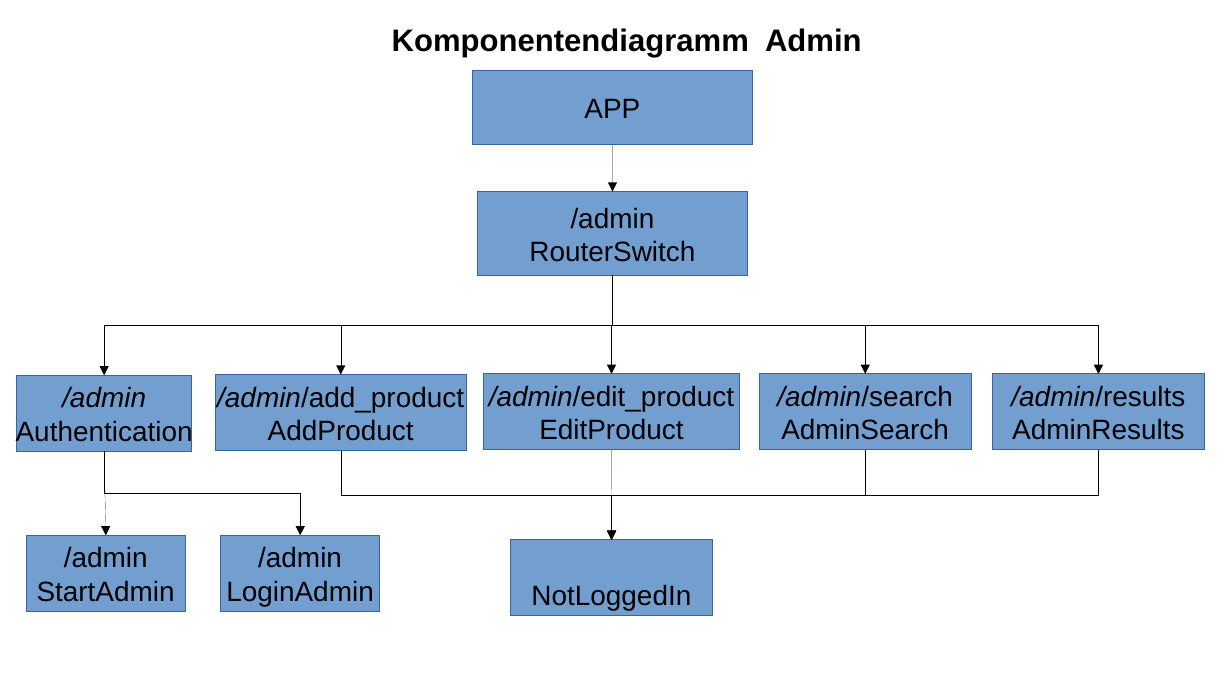
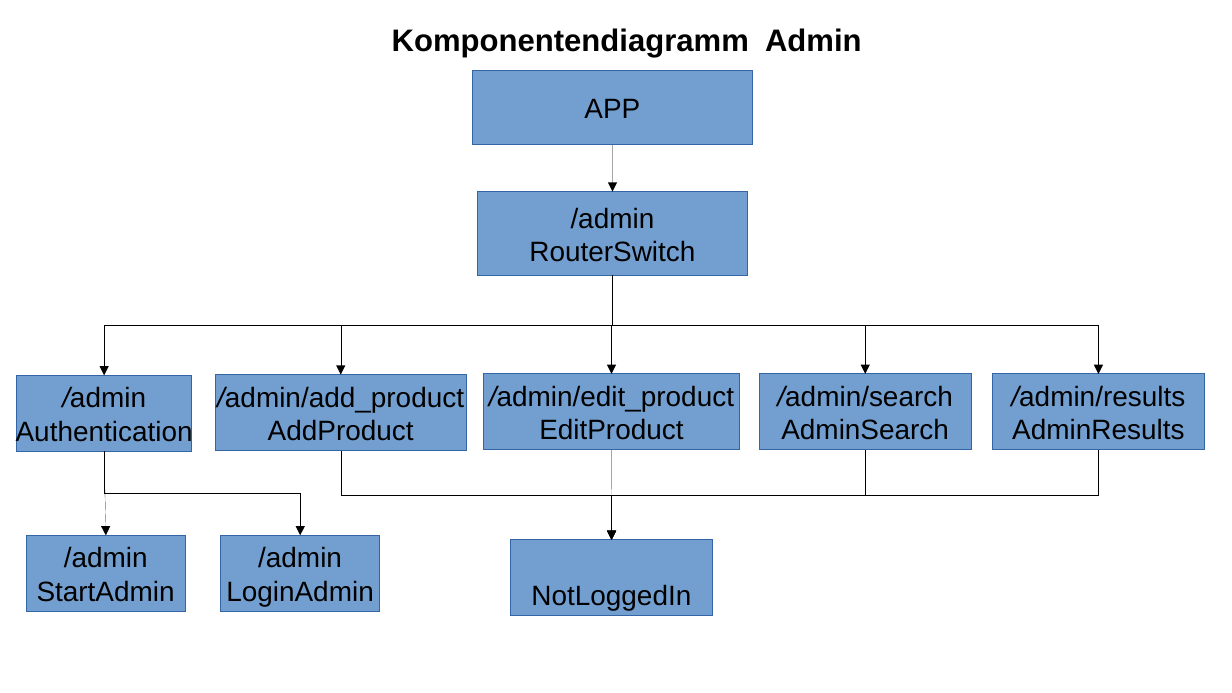
Before and after one commit to HolgerZerbe/foodata, a slide deck: slide 2 of concept/textdateien/Foodata Komponentendiagramm.odp. Drawn at 1232x693 pixels with LibreOffice and Linux fonts; fonts in the diff are those of the drawing. Boxes give left, top, right and bottom in pixels: in the first picture for what was removed or moved away, otherwise in the second. Text is boxed around its words. In the diff, an @@ line names an element or a change of style, - is before the commit and + after.

```diff
--- a/concept/textdateien/Foodata Komponentendiagramm.odp
+++ b/concept/textdateien/Foodata Komponentendiagramm.odp
@@ text in rectangle at (62, 386, 146, 408): italic off in "/admin" @@
@@ text in rectangle at (217, 386, 464, 412): italic off in "/admin/add_product" @@
@@ text in rectangle at (489, 385, 734, 411): italic off in "/admin/edit_product" @@
@@ text in rectangle at (777, 385, 952, 407): italic off in "/admin/search" @@
@@ text in rectangle at (1011, 385, 1185, 407): italic off in "/admin/results" @@
```
Also in this commit, not shown: 26 other files.
